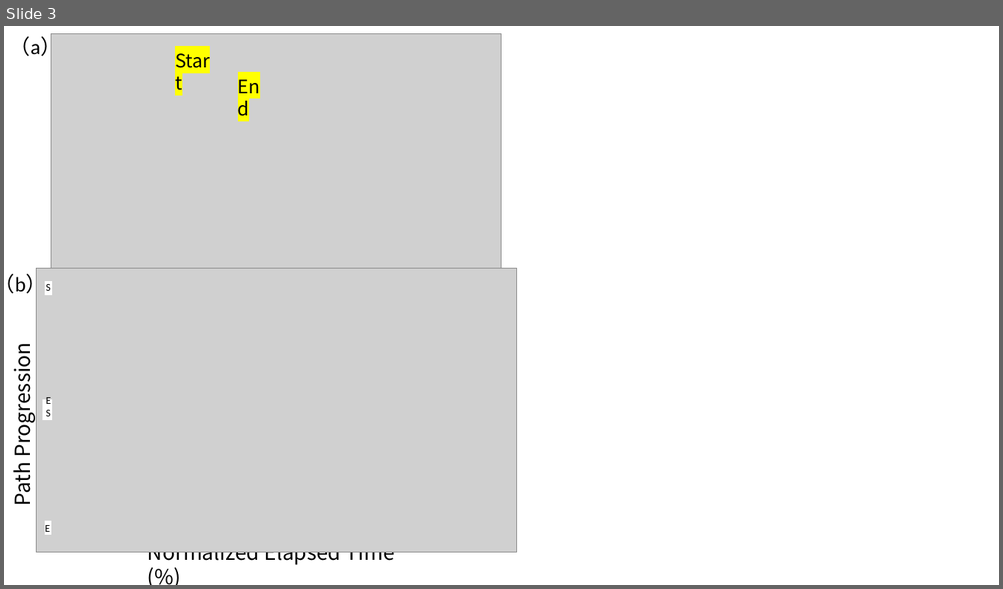
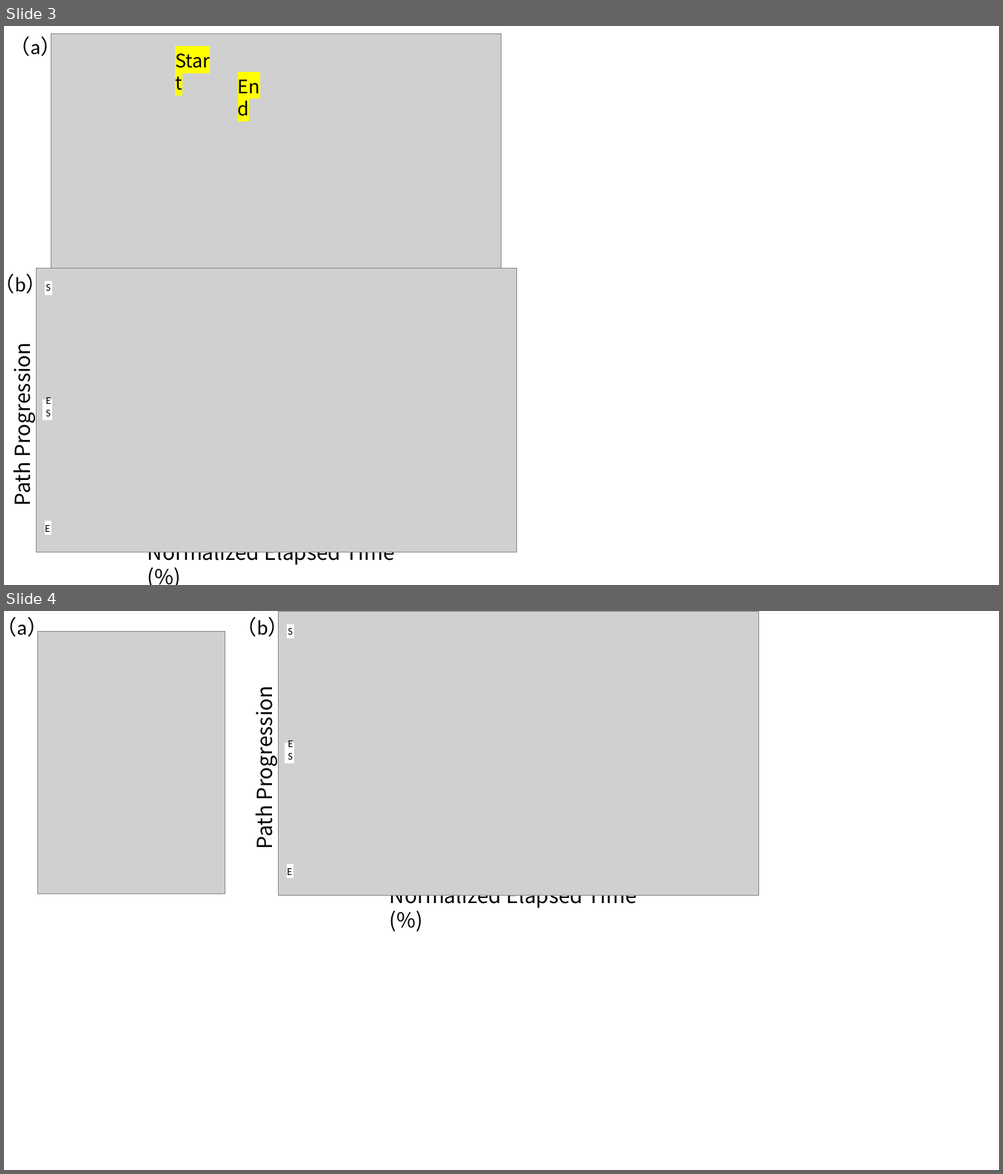
Before and after one commit to cqz123321/Eversion_tracker, a slide deck: Fig for Paper/signalcompare.pptx. Shown one above the other, each under a label of ours: slide 3 before the commit, slides 3 and 4 after it. The pictures are 1003x589 and 1003x1174 pixels, drawn with LibreOffice and Linux fonts; fonts in the diff are those of the drawing; grey boxes stand for pictures. Boxes give left, top, right and bottom in pixels: in the first picture for what was removed or moved away, otherwise in the second. Text is boxed around its words. In the diff, an @@ line names an element or a change of style, - is before the commit and + after.

```diff
--- a/Fig for Paper/signalcompare.pptx
+++ b/Fig for Paper/signalcompare.pptx
@@ slide 4 added at [4, 611, 999, 1170], background #FFFFFF @@
@@ text added at [4, 617, 48, 641], 20 pt, text #000000 @@
+（a）
@@ picture added at [37, 632, 225, 894] @@
@@ text added at [236, 614, 289, 641], 20 pt, text #000000 @@
+（b）
@@ picture added at [278, 611, 758, 895] @@
@@ rectangle added at [287, 625, 293, 638], fill #FFFFFF, outline #FFFFFF 1.5 pt @@
@@ text added at [288, 628, 293, 635], 10 pt, text #000000 @@
+S
@@ text added at [248, 697, 279, 849], 20 pt, text #000000 @@
+Path Progression (%)
@@ rectangle added at [285, 743, 293, 763], fill #FFFFFF, outline #FFFFFF 1.5 pt @@
@@ text added at [288, 741, 293, 750], 10 pt, text #000000 @@
+E
@@ text added at [288, 753, 293, 760], 10 pt, text #000000 @@
+S
@@ text added at [287, 869, 292, 875], 10 pt, text #000000 @@
+E
@@ rectangle added at [287, 866, 293, 878], fill #FFFFFF, outline #FFFFFF 1.5 pt @@
@@ text added at [390, 895, 637, 909], 20 pt, text #000000 @@
+Normalized Elapsed Time (%)
```
Also in this commit, not shown: 1 other slide added, 1 slide removed, 8 other files.
